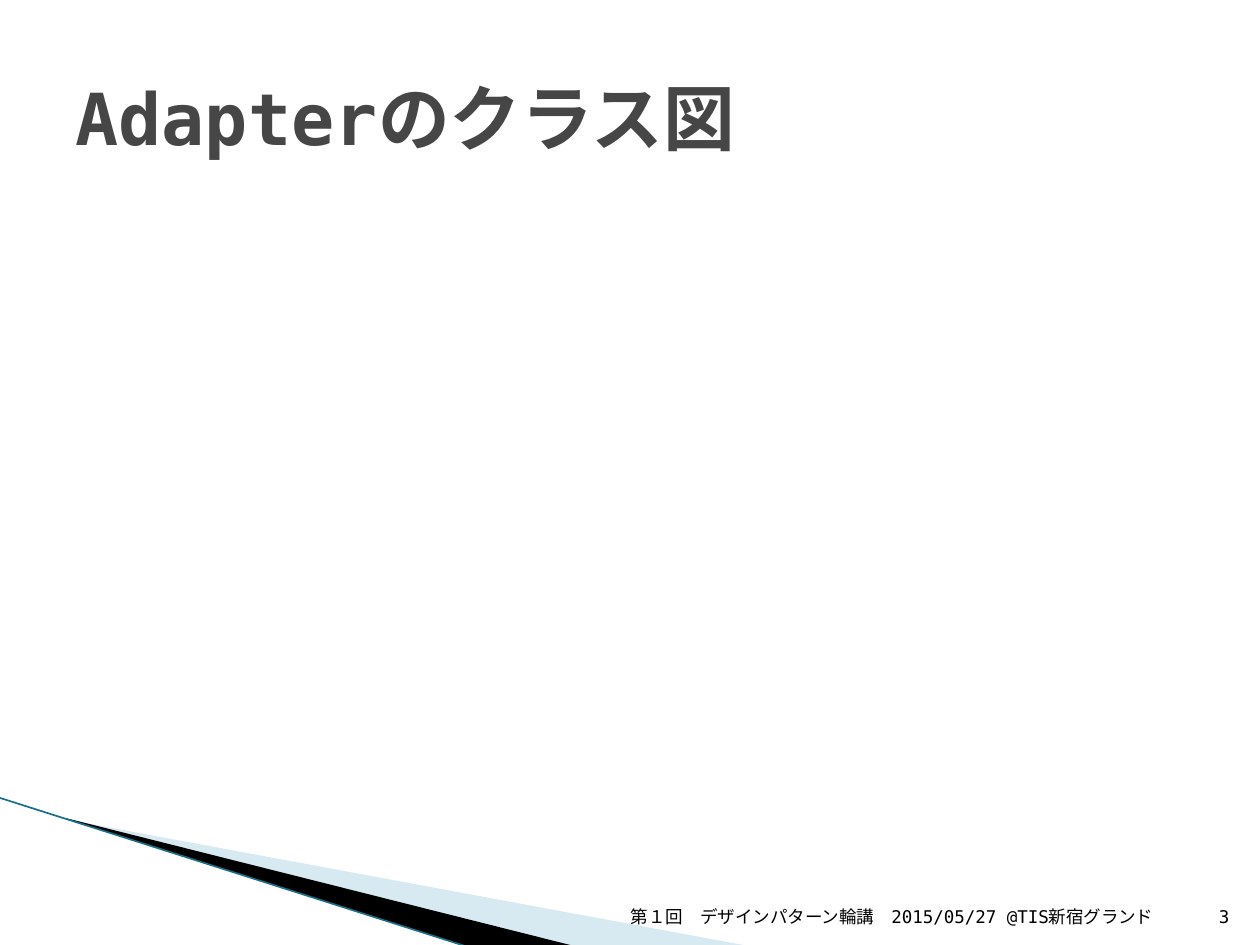
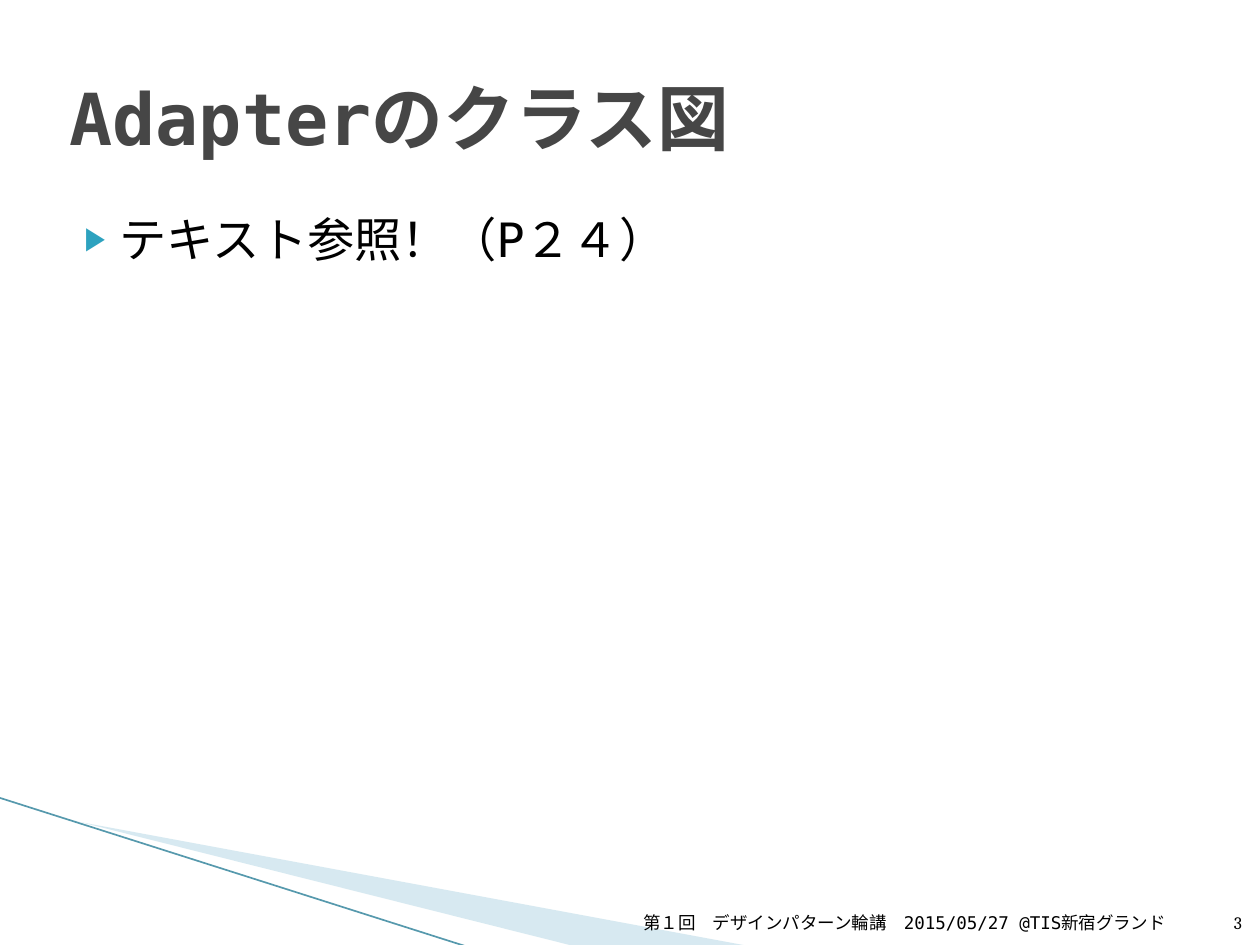
Before and after one commit to Takatymo/Design_Patern, a slide deck: slide 3 of Design_Patern/Adapter.pptx. Drawn at 1260x945 pixels with LibreOffice and Linux fonts; fonts in the diff are those of the drawing; background and template pictures are left out. Boxes give left, top, right and bottom in pixels: in the first picture for what was removed or moved away, otherwise in the second. Text is boxed around its words. In the diff, an @@ line names an element or a change of style, - is before the commit and + after.

```diff
--- a/Design_Patern/Adapter.pptx
+++ b/Design_Patern/Adapter.pptx
@@ title "Adapterのクラス図": place and size @@
-title "Adapterのクラス図" at <box>75,87,735,160</box>
+title "Adapterのクラス図" at <box>69,87,729,160</box>
@@ text added at <box>120,216,667,262</box>, 27 pt, text #000000 @@
+▶ テキスト参照！（P２４）
@@ line (0, 798) - (467, 945): stroke #97C5D8 0.95 pt to #5699AD 0.95 pt @@
@@ freeform shape removed at <box>67,818,576,945</box> @@
@@ freeform shape at <box>69,819,750,945</box>: fill #A0CBDC at 40% opacity to #9DCADC at 40% opacity @@
@@ text "第１回 デザインパターン輪講 2015/05/27 @TIS新宿グランド": place and size @@
-text "第１回 デザインパターン輪講 2015/05/27 @TIS新宿グランド" at <box>631,908,1154,926</box>
+text "第１回 デザインパターン輪講 2015/05/27 @TIS新宿グランド" at <box>643,914,1166,932</box>
@@ page number at <box>1234,917,1242,929</box>: font DejaVu Sans Mono to Cambria @@
```
Also in this commit, not shown: 3 other slides changed, 1 other file.
